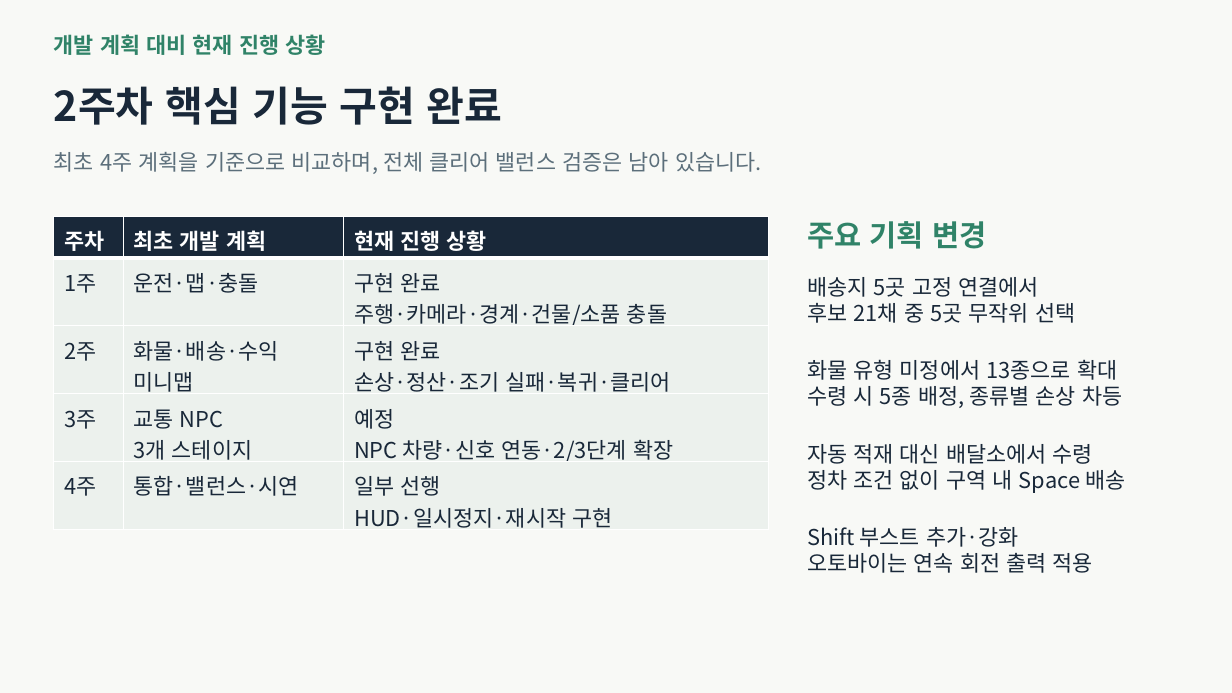
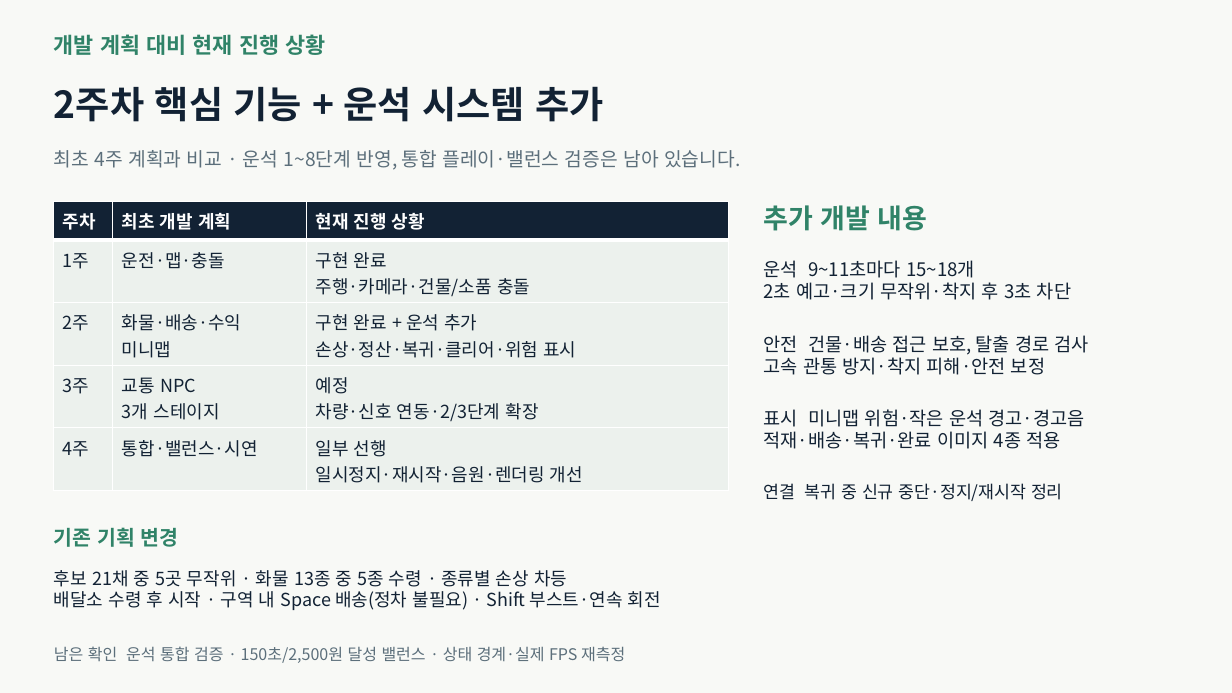
Before and after one commit to seo-spec/2Dgame-Delivery, a slide deck: slide 2 of data/docs/골목길_퀵배송_2주차_개발보고.pptx. Drawn at 1232x693 pixels with LibreOffice and Linux fonts; fonts in the diff are those of the drawing. Boxes give left, top, right and bottom in pixels: in the first picture for what was removed or moved away, otherwise in the second. Text is boxed around its words. In the diff, an @@ line names an element or a change of style, - is before the commit and + after.

Commit message:
정리: 상세 기획서 및 2주차 개발보고서에 운석 시스템·UI 개선 내용 반영

```diff
--- a/data/docs/골목길_퀵배송_2주차_개발보고.pptx
+++ b/data/docs/골목길_퀵배송_2주차_개발보고.pptx
@@ text at (54,86,603,122): text changed; size 32 to 29 pt; text colour #192839 to #122234 @@
-2주차 핵심 기능 구현 완료
+2주차 핵심 기능 + 운석 시스템 추가
@@ text at (54,150,740,170): text changed; size 17 to 15 pt @@
-최초 4주 계획을 기준으로 비교하며, 전체 클리어 밸런스 검증은 남아 있습니다.
+최초 4주 계획과 비교 · 운석 1~8단계 반영, 통합 플레이·밸런스 검증은 남아 있습니다.
@@ table at (54,201,729,487) @@
-row 2, column 3: 구현 완료 주행·카메라·경계·건물/소품 충돌
+row 2, column 3: 구현 완료 주행·카메라·건물/소품 충돌
-row 3, column 3: 구현 완료 손상·정산·조기 실패·복귀·클리어
+row 3, column 3: 구현 완료 + 운석 추가 손상·정산·복귀·클리어·위험 표시
-row 4, column 3: 예정 NPC 차량·신호 연동·2/3단계 확장
+row 4, column 3: 예정 차량·신호 연동·2/3단계 확장
-row 5, column 3: 일부 선행 HUD·일시정지·재시작 구현
+row 5, column 3: 일부 선행 일시정지·재시작·음원·렌더링 개선
@@ fill #192839 to #122234 in row 1 @@
@@ size 17 to 14 pt in "주차", "최초 개발 계획", "현재 진행 상황", "1주" and 7 more places @@
@@ text colour #192839 to #122234 in "1주", "운전·맵·충돌", "2주", "화물·배송·수익 미니맵" and 4 more places @@
@@ table: place and size @@
-table at (54,217,769,532)
+table at (54,201,729,487)
@@ text added at (764,205,928,231), 21 pt, text #308368, bold @@
+추가 개발 내용
@@ text added at (764,260,1071,300), 14.5 pt, text #122234 @@
+운석 9~11초마다 15~18개
+2초 예고·크기 무작위·착지 후 3초 차단
@@ text removed at (807,277,1075,323) @@
-배송지 5곳 고정 연결에서
-후보 21채 중 5곳 무작위 선택
@@ text added at (764,335,1089,375), 14.5 pt, text #122234 @@
+안전 건물·배송 접근 보호, 탈출 경로 검사
+고속 관통 방지·착지 피해·안전 보정
@@ text removed at (807,359,1122,408) @@
-화물 유형 미정에서 13종으로 확대
-수령 시 5종 배정, 종류별 손상 차등
@@ text added at (764,409,1085,449), 14.5 pt, text #122234 @@
+표시 미니맵 위험·작은 운석 경고·경고음
+적재·배송·복귀·완료 이미지 4종 적용
@@ text removed at (807,444,1125,493) @@
-자동 적재 대신 배달소에서 수령
-정차 조건 없이 구역 내 Space 배송
@@ text added at (764,483,1063,501), 13.5 pt, text #122234 @@
+연결 복귀 중 신규 중단·정지/재시작 정리
@@ text at (54,527,179,547): text changed; size 23 to 16 pt @@
-주요 기획 변경
+기존 기획 변경
@@ text removed at (807,527,1093,573) @@
-Shift 부스트 추가·강화
-오토바이는 연속 회전 출력 적용
@@ text added at (54,570,661,610), 14 pt, text #122234 @@
+후보 21채 중 5곳 무작위 · 화물 13종 중 5종 수령 · 종류별 손상 차등
+배달소 수령 후 시작 · 구역 내 Space 배송(정차 불필요) · Shift 부스트·연속 회전
@@ text added at (54,646,625,663), 12.5 pt, text #5C6F7B @@
+남은 확인 운석 통합 검증 · 150초/2,500원 달성 밸런스 · 상태 경계·실제 FPS 재측정
```
Also in this commit, not shown: 1 other file.
